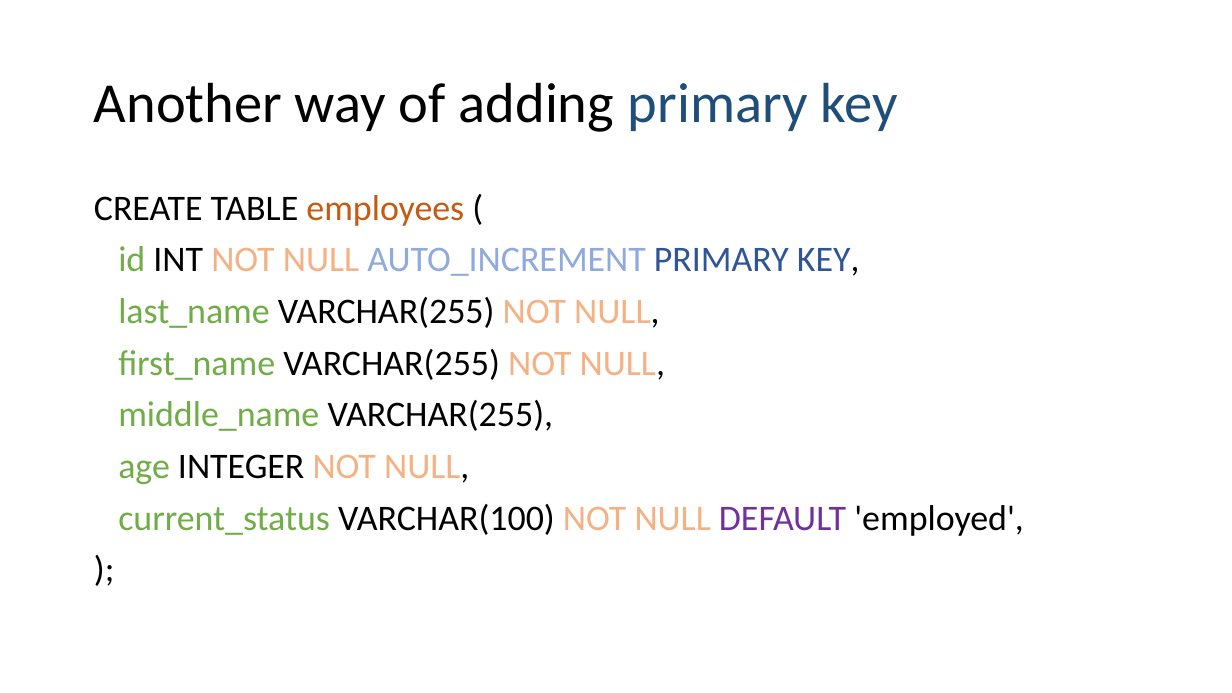
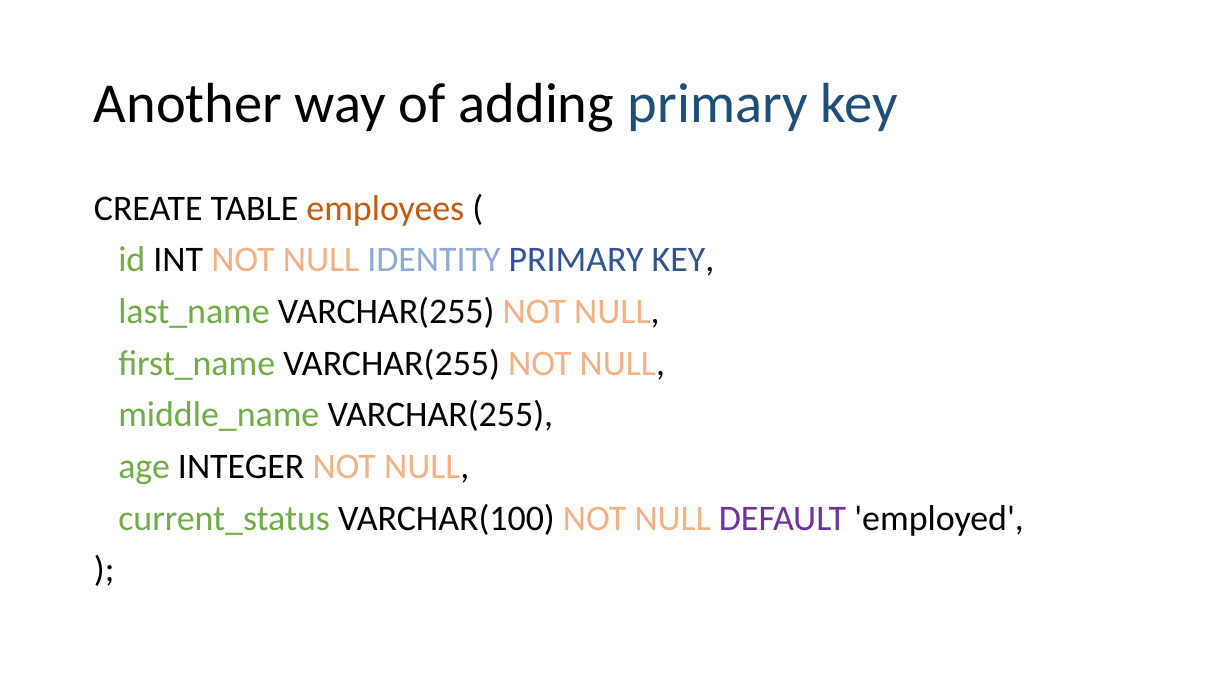
Before and after one commit to 2021CourseParker/TeachingByWeek, a slide deck: slide 30 of Week5/Week5.pptx. Drawn at 1232x693 pixels with LibreOffice and Linux fonts; fonts in the diff are those of the drawing. Boxes give left, top, right and bottom in pixels: in the first picture for what was removed or moved away, otherwise in the second. Text is boxed around its words. In the diff, an @@ line names an element or a change of style, - is before the commit and + after.

Commit message:
Fixed typos and inconsistent data

```diff
--- a/Week5/Week5.pptx
+++ b/Week5/Week5.pptx
@@ text at [118, 246, 715, 276]: text changed; text colour #8FAADC to #2F5597 @@
-id INT NOT NULL AUTO_INCREMENT PRIMARY KEY,
+id INT NOT NULL IDENTITY PRIMARY KEY,
```
Also in this commit, not shown: 7 other slides changed.
